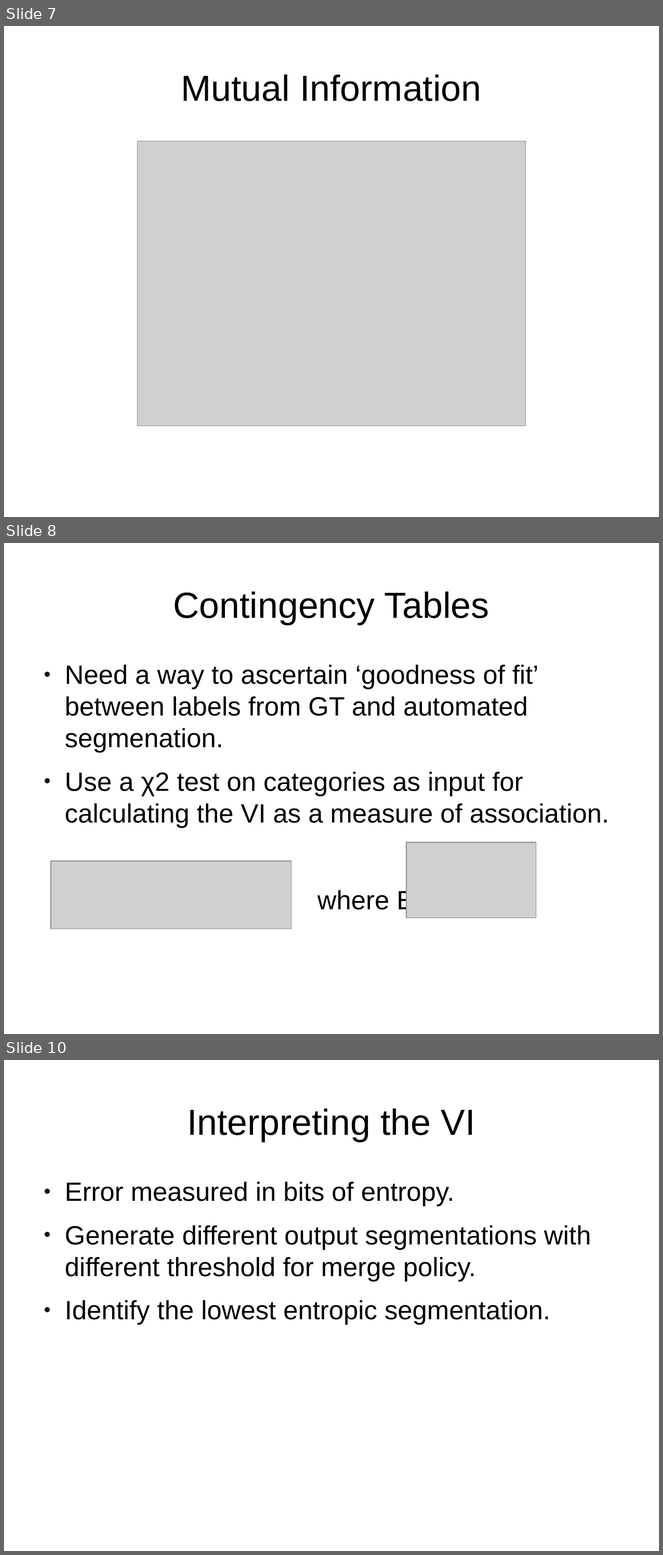
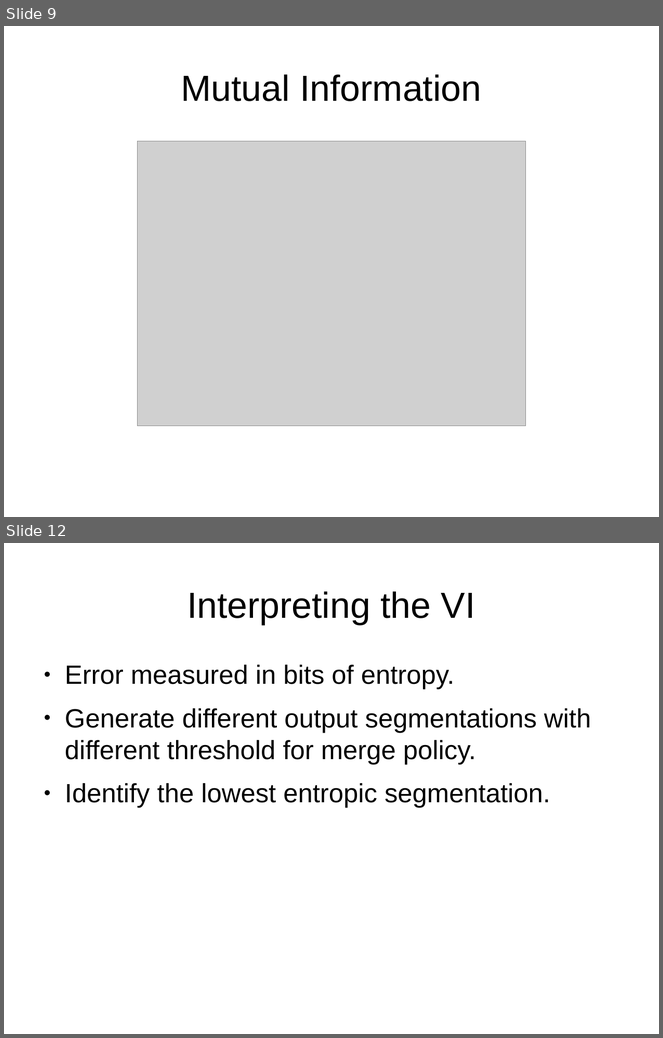
Before and after one commit to JohnnyTeutonic/view_all, a slide deck: Segmentation_Presentation.odp. Shown one above the other, each under a label of ours: slides 7, 8 and 10 before the commit, slides 9 and 12 after it; the slides between them are not shown. The pictures are 663x1555 and 663x1038 pixels, drawn with LibreOffice and Linux fonts; fonts in the diff are those of the drawing; grey boxes stand for pictures. Boxes give left, top, right and bottom in pixels: in the first picture for what was removed or moved away, otherwise in the second. Text is boxed around its words. In the diff, an @@ line names an element or a change of style, - is before the commit and + after.

```diff
--- a/Segmentation_Presentation.odp
+++ b/Segmentation_Presentation.odp
@@ slide 8 removed at (x1=4, y1=543, x2=659, y2=1034), background #FFFFFF @@
@@ title removed at (x1=174, y1=591, x2=490, y2=625) @@
-Contingency Tables
@@ text removed at (x1=65, y1=665, x2=609, y2=915) @@
-● Need a way to ascertain ‘goodness of fit’ between labels from GT and automated segmenation.
-● Use a χ2 test on categories as input for calculating the VI as a measure of association.
-                where Eij =
@@ picture removed at (x1=406, y1=843, x2=536, y2=918) @@
@@ picture removed at (x1=51, y1=861, x2=291, y2=929) @@
@@ what was slide 7 is now slide 9 @@
@@ what was slide 10 is now slide 12 @@
```
Also in this commit, not shown: 7 slides changed, 7 slides added, 1 other file.
